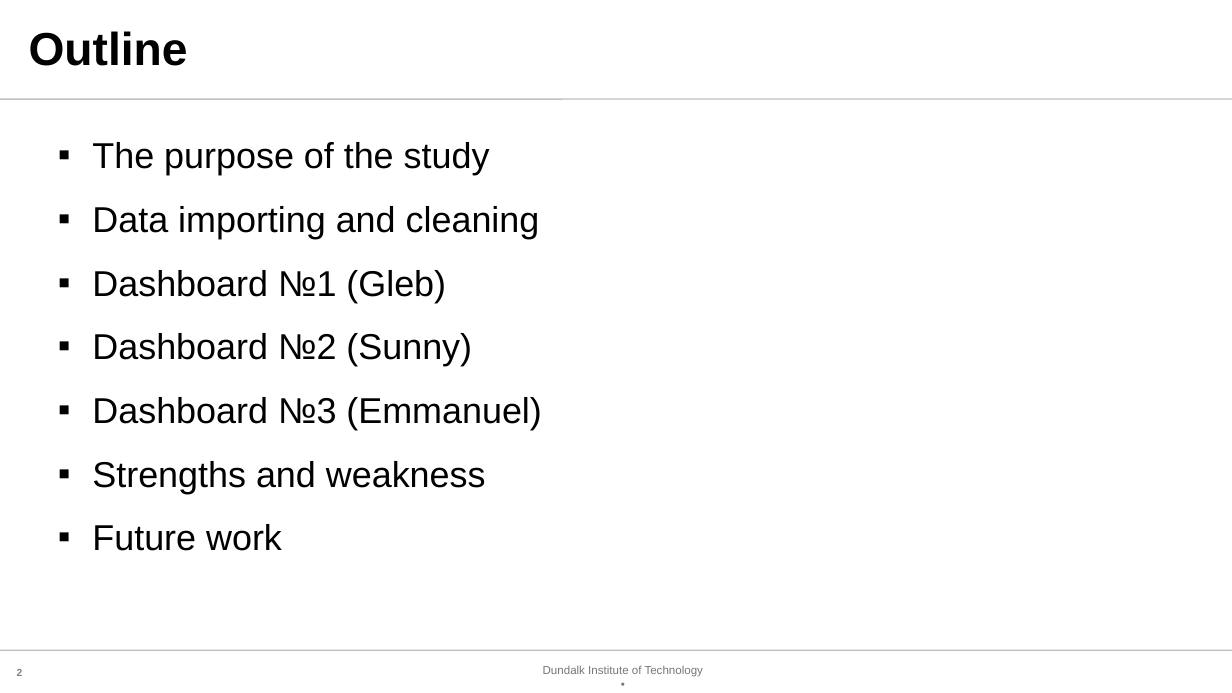
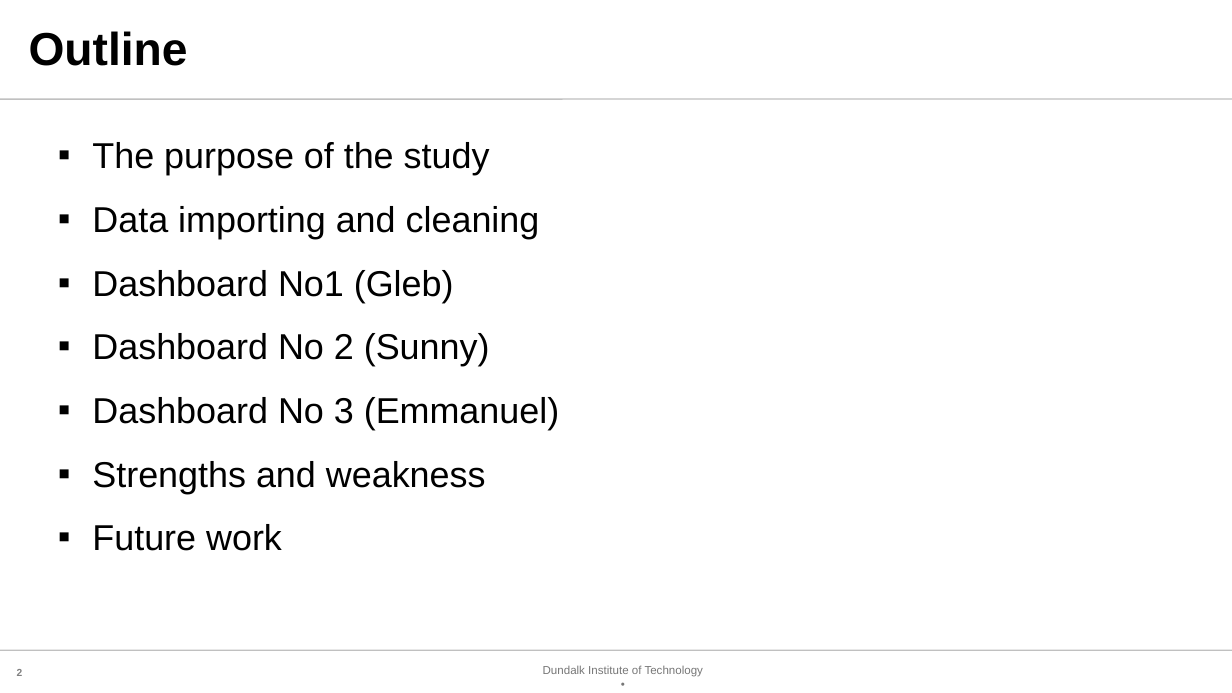
Before and after one commit to gbikushev/Visualisation-Excel-Dashboard, a slide deck: slide 2 of Presentation.pptx. Drawn at 1232x693 pixels with LibreOffice and Linux fonts; fonts in the diff are those of the drawing; background and template pictures are left out. Boxes give left, top, right and bottom in pixels: in the first picture for what was removed or moved away, otherwise in the second. Text is boxed around its words. In the diff, an @@ line names an element or a change of style, - is before the commit and + after.

Commit message:
editing the presentation

```diff
--- a/Presentation.pptx
+++ b/Presentation.pptx
@@ text at bbox=[92, 270, 559, 430]: text changed @@
-▪ Dashboard №1 (Gleb)
-▪ Dashboard №2 (Sunny)
-▪ Dashboard №3 (Emmanuel)
+▪ Dashboard No1 (Gleb)
+▪ Dashboard No 2 (Sunny)
+▪ Dashboard No 3 (Emmanuel)
```
Also in this commit, not shown: 2 other slides changed.
